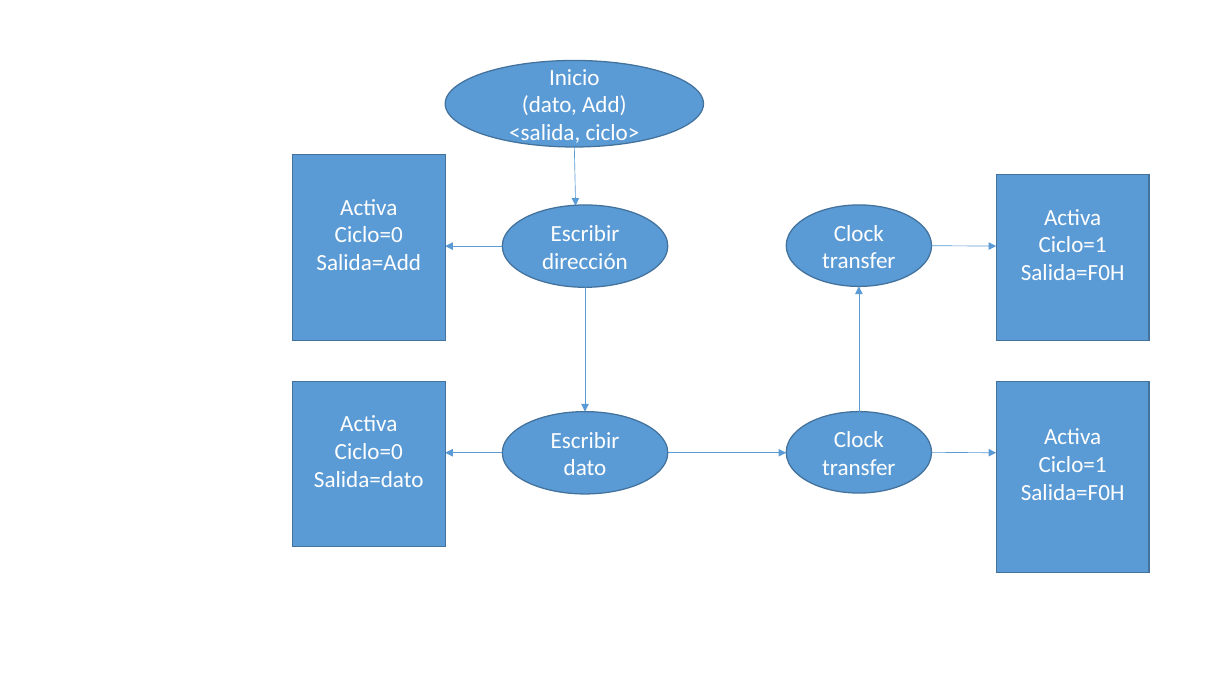
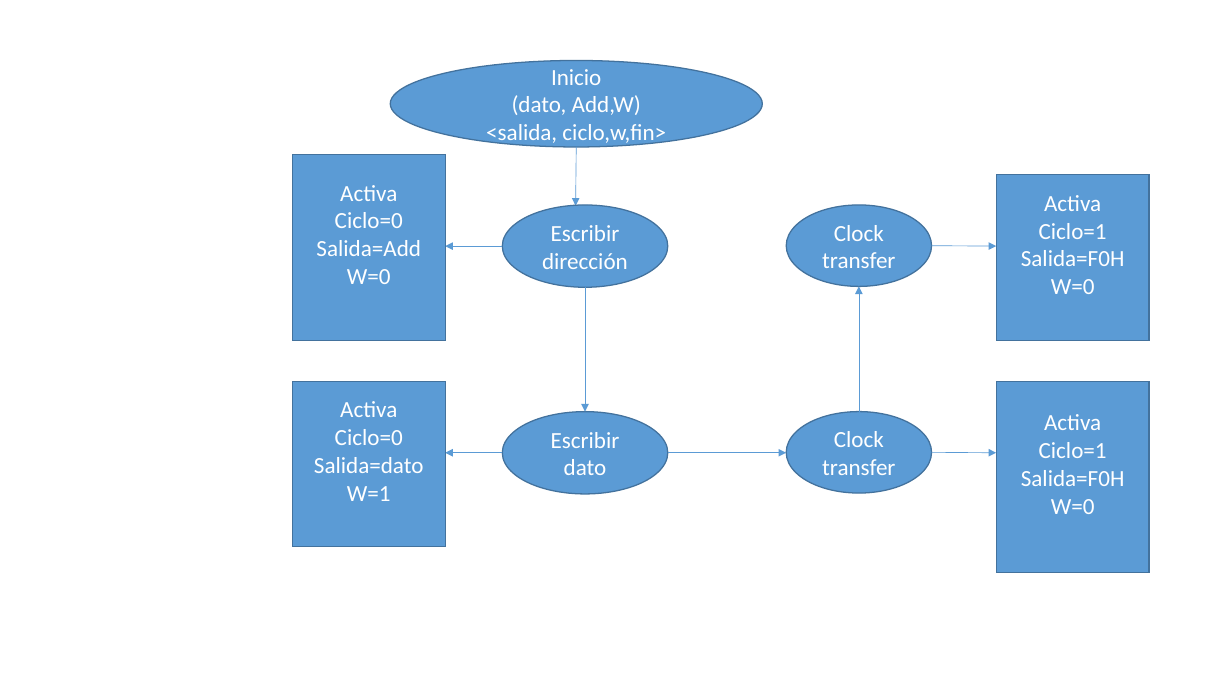
Before and after one commit to lleon95/proy_2_grupo_7_II_2016, a slide deck: slide 10 of Designs/Presentación1.pptx. Drawn at 1232x693 pixels with LibreOffice and Linux fonts; fonts in the diff are those of the drawing. Boxes give left, top, right and bottom in pixels: in the first picture for what was removed or moved away, otherwise in the second. Text is boxed around its words. In the diff, an @@ line names an element or a change of style, - is before the commit and + after.

Commit message:
definicion de las entradas y salidas de los modulos

```diff
--- a/Designs/Presentación1.pptx
+++ b/Designs/Presentación1.pptx
@@ ellipse "Inicio": place and size @@
-ellipse "Inicio" at (445,60,704,147)
+ellipse "Inicio" at (390,60,762,147)
@@ text in ellipse at (486,95,666,147): text changed @@
-(dato, Add)
-<salida, ciclo>
+(dato, Add,W)
+<salida, ciclo,w,fin>
@@ text in rectangle at (347,269,391,284): paragraph added @@
+W=0
@@ text in rectangle at (1051,279,1095,294): paragraph added @@
+W=0
@@ text in rectangle at (347,486,391,501): paragraph added @@
+W=1
@@ text in rectangle at (1051,499,1095,514): paragraph added @@
+W=0
```
Also in this commit, not shown: 5 other slides changed, 1 slide added.
